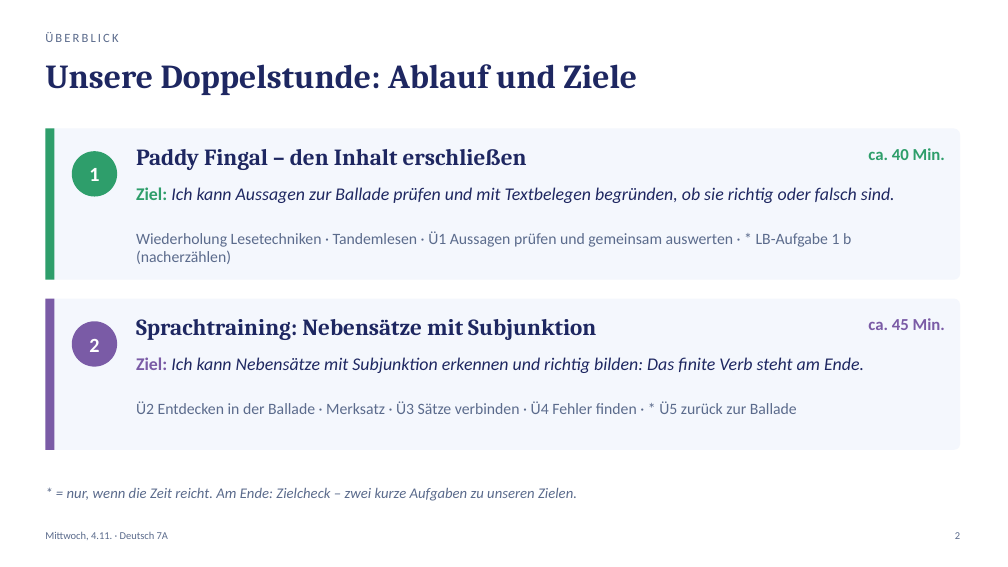
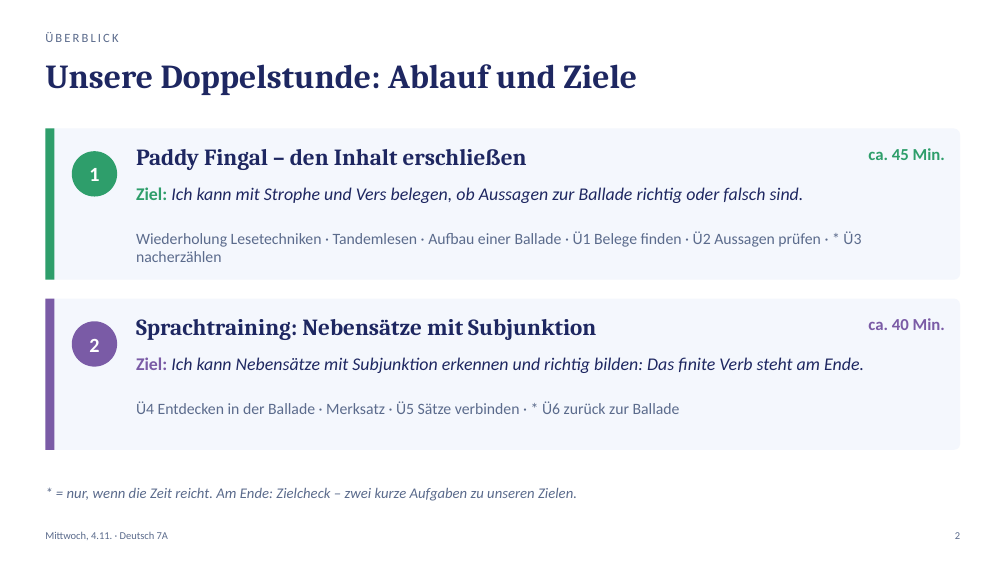
Before and after one commit to golzkonstantin-gif/Schule, a slide deck: slide 2 of Deutsch_7A/Balladen/Woche2/Mittwoch_04-11_Deutsch_7A.pptx. Drawn at 1008x567 pixels with LibreOffice and Linux fonts; fonts in the diff are those of the drawing. Boxes give left, top, right and bottom in pixels: in the first picture for what was removed or moved away, otherwise in the second. Text is boxed around its words. In the diff, an @@ line names an element or a change of style, - is before the commit and + after.

```diff
--- a/Deutsch_7A/Balladen/Woche2/Mittwoch_04-11_Deutsch_7A.pptx
+++ b/Deutsch_7A/Balladen/Woche2/Mittwoch_04-11_Deutsch_7A.pptx
@@ text at bbox=[868, 148, 945, 160]: text changed @@
-ca. 40 Min.
+ca. 45 Min.
@@ text at bbox=[136, 187, 804, 203]: text changed @@
-Ziel: Ich kann Aussagen zur Ballade prüfen und mit Textbelegen begründen, ob sie richtig oder falsch sind.
+Ziel: Ich kann mit Strophe und Vers belegen, ob Aussagen zur Ballade richtig oder falsch sind.
@@ text at bbox=[136, 231, 861, 262]: text changed @@
-Wiederholung Lesetechniken · Tandemlesen · Ü1 Aussagen prüfen und gemeinsam auswerten · * LB-Aufgabe 1 b (nacherzählen)
+Wiederholung Lesetechniken · Tandemlesen · Aufbau einer Ballade · Ü1 Belege finden · Ü2 Aussagen prüfen · * Ü3 nacherzählen
@@ text at bbox=[868, 318, 945, 330]: text changed @@
-ca. 45 Min.
+ca. 40 Min.
@@ text at bbox=[136, 401, 680, 414]: text changed @@
-Ü2 Entdecken in der Ballade · Merksatz · Ü3 Sätze verbinden · Ü4 Fehler finden · * Ü5 zurück zur Ballade
+Ü4 Entdecken in der Ballade · Merksatz · Ü5 Sätze verbinden · * Ü6 zurück zur Ballade
```
Also in this commit, not shown: 25 other slides changed, 4 slides added, 2 slides removed, 24 other files.
